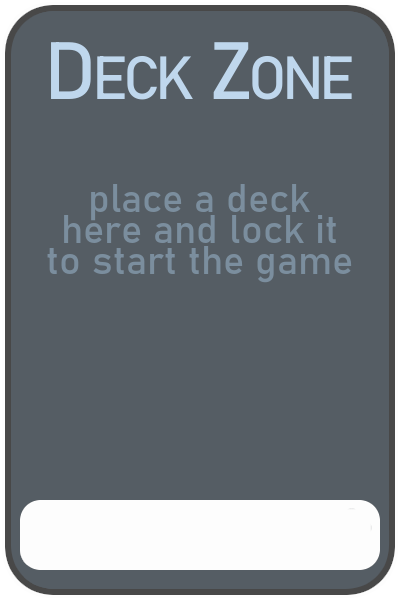
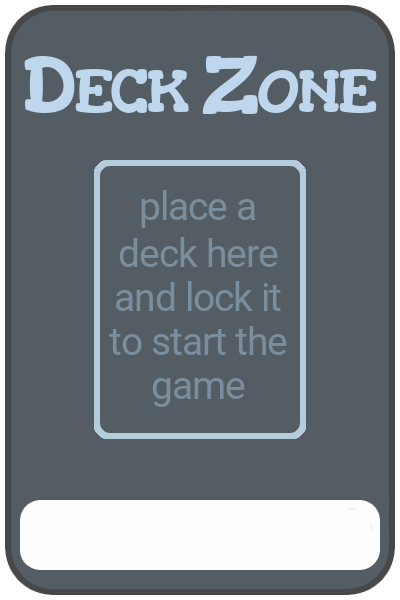
Comparing the layer stacks of the two 400 x 600 images. Changes:
renamed "place a deck here and lock it ..." to "place a ...", painted on it over [47, 184, 352, 407]
painted on "DECK ZONE" over [24, 42, 377, 114]
renamed "deck-pad.png" to "Pasted Layer", painted on it over [24, 7, 377, 439]
